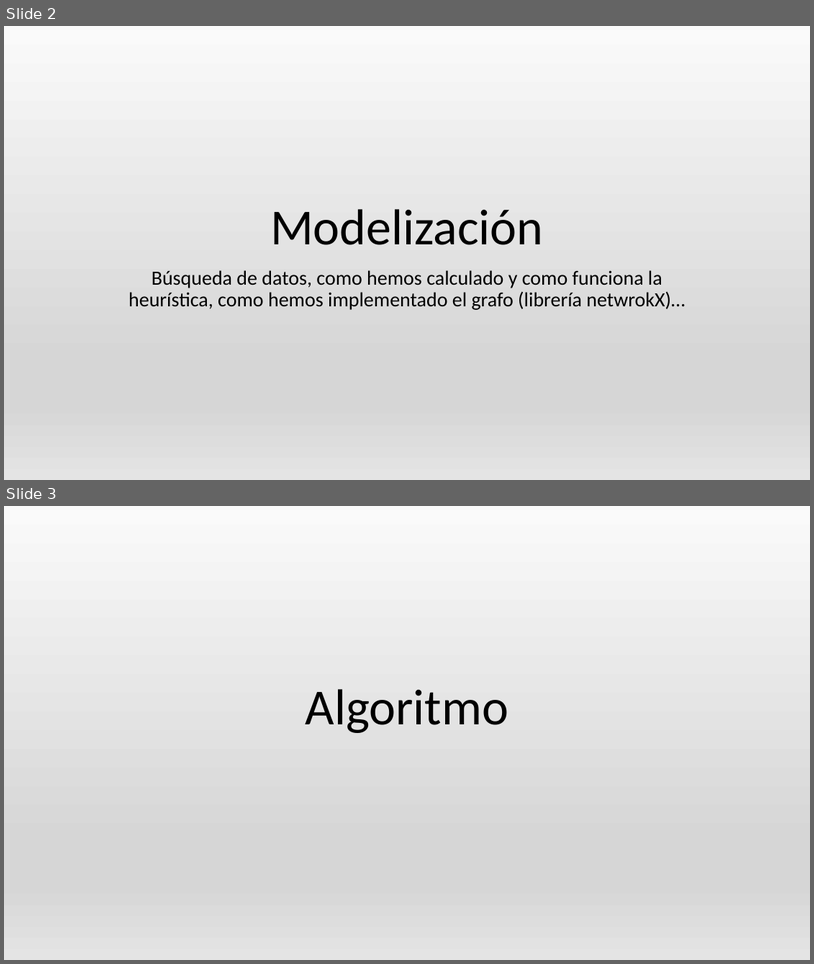
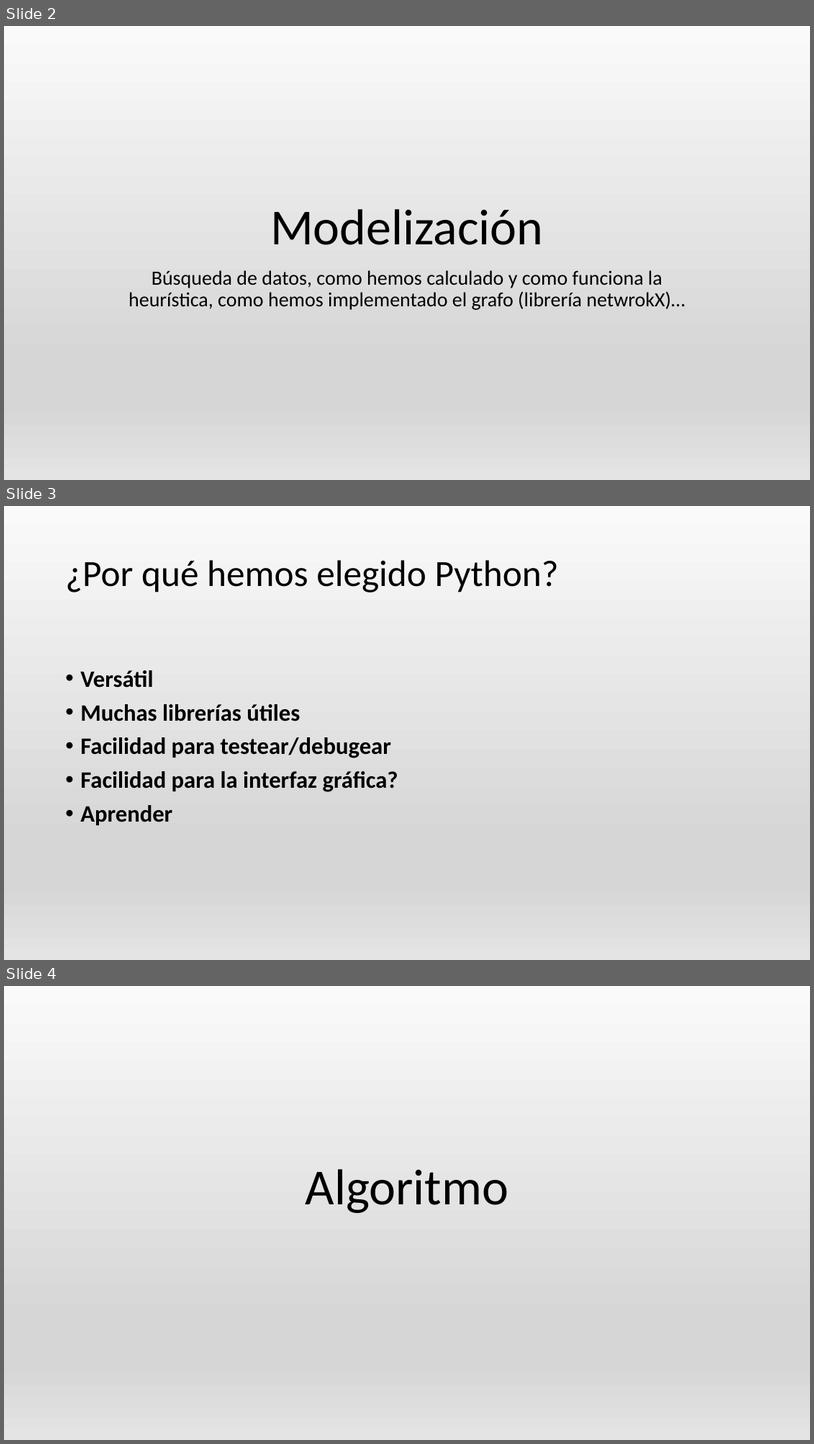
Before and after one commit to AGarciaCast/MetroJapon, a slide deck: PresentacionMetro.pptx. Shown one above the other, each under a label of ours: slides 2 and 3 before the commit, slides 2, 3 and 4 after it. The pictures are 814x964 and 814x1444 pixels, drawn with LibreOffice and Linux fonts; fonts in the diff are those of the drawing. Boxes give left, top, right and bottom in pixels: in the first picture for what was removed or moved away, otherwise in the second. Text is boxed around its words. In the diff, an @@ line names an element or a change of style, - is before the commit and + after.

```diff
--- a/PresentacionMetro.pptx
+++ b/PresentacionMetro.pptx
@@ slide 3 added at [4,506,810,960], background gradient #FAFAFA to #D7D7D7 to #E4E4E4 @@
@@ title added at [65,560,559,592], 44 pt, text #000000 @@
+¿Por qué hemos elegido Python?
@@ text added at [80,670,399,825], 28 pt, text #000000, bold @@
+• Versátil
+• Muchas librerías útiles
+• Facilidad para testear/debugear
+• Facilidad para la interfaz gráfica?
+• Aprender
@@ what was slide 3 is now slide 4 @@
```
